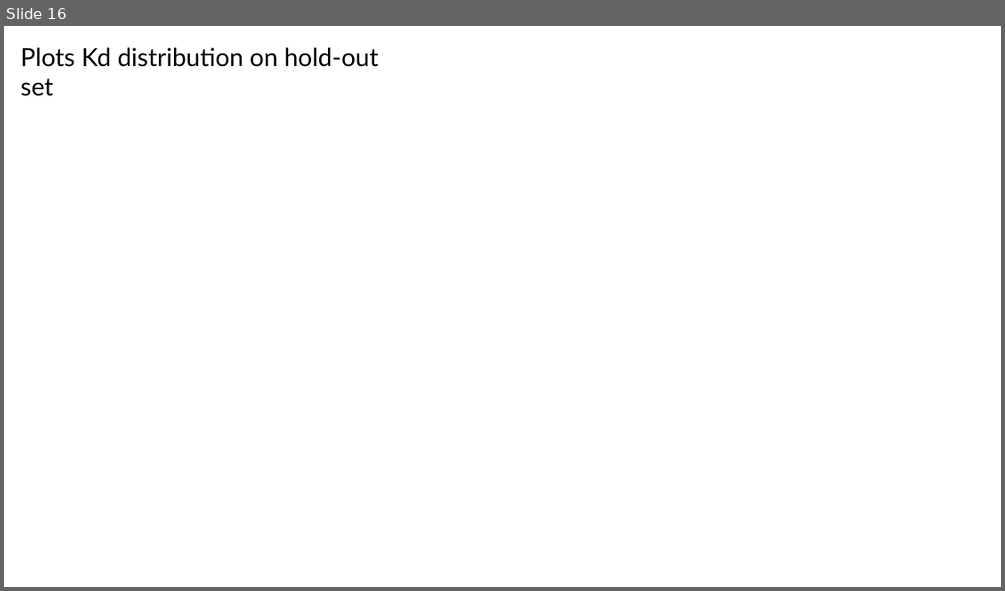
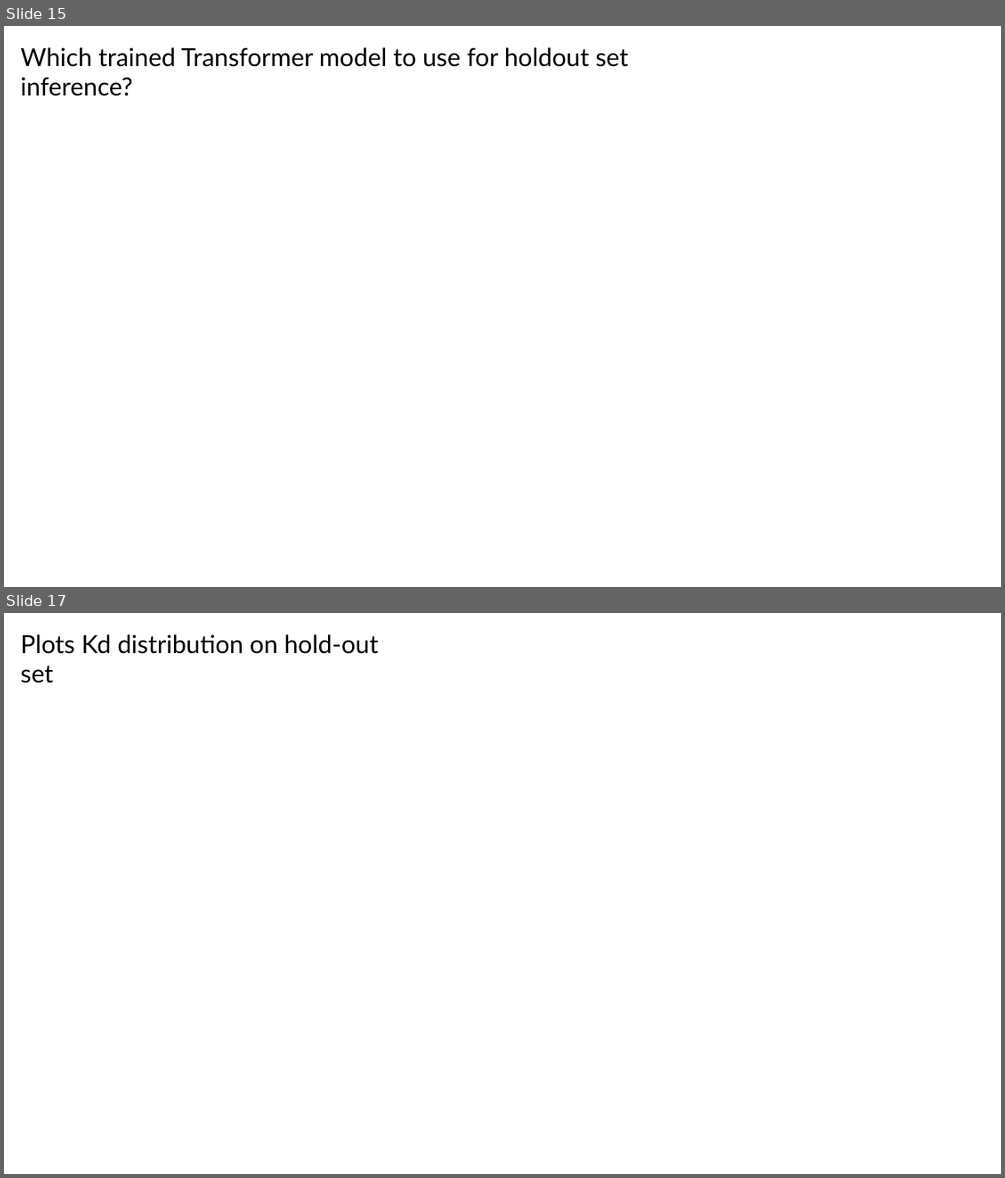
Before and after one commit to planaria158/BERT-antibody-antigen-binding-energy, a slide deck: Homework-aAlphaBio.pptx. Shown one above the other, each under a label of ours: slide 16 before the commit, slides 15 and 17 after it; the slides between them are not shown. The pictures are 1005x591 and 1005x1178 pixels, drawn with LibreOffice and Linux fonts; fonts in the diff are those of the drawing. Boxes give left, top, right and bottom in pixels: in the first picture for what was removed or moved away, otherwise in the second. Text is boxed around its words. In the diff, an @@ line names an element or a change of style, - is before the commit and + after.

```diff
--- a/Homework-aAlphaBio.pptx
+++ b/Homework-aAlphaBio.pptx
@@ slide 15 added at (4, 26, 1001, 587), background #FFFFFF @@
@@ text added at (21, 47, 629, 67), 24 pt, text #000000 @@
+Which trained Transformer model to use for holdout set inference?
@@ what was slide 16 is now slide 17 @@
```
Also in this commit, not shown: 6 slides changed, 2 slides removed, 1 other file.
